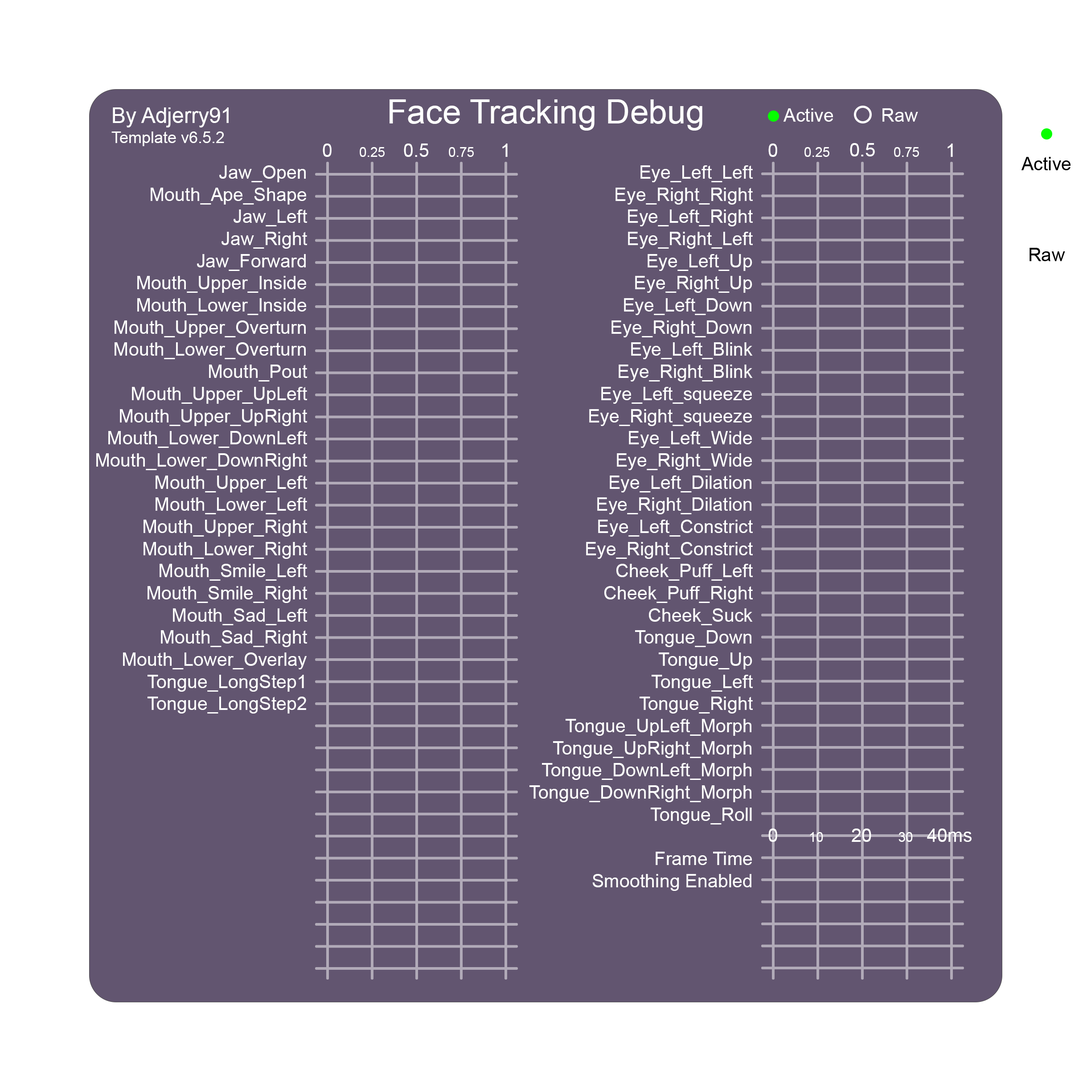
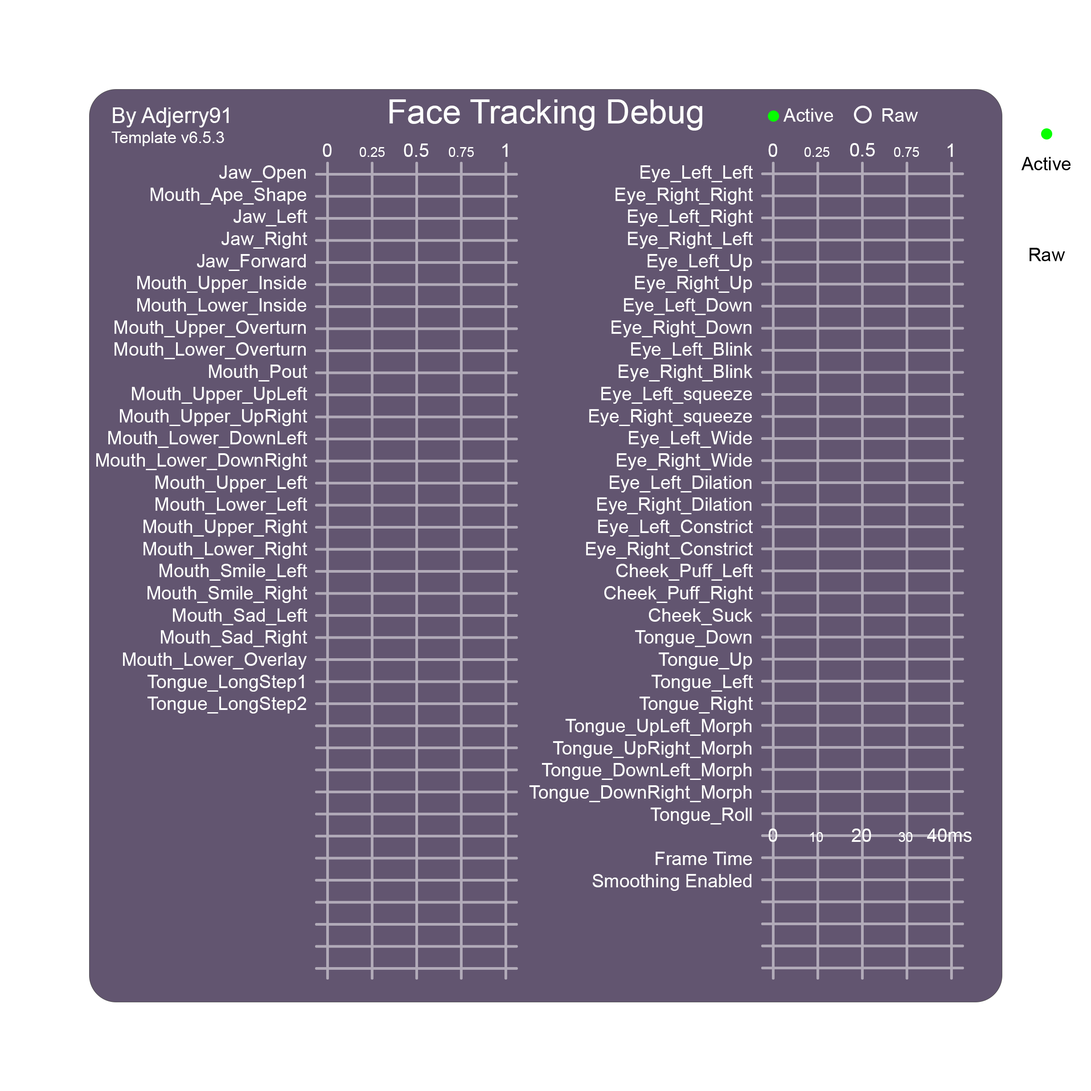
Layer changes from the first 1091x1091 image to the second:
painted on "Template Version" over [216, 131, 225, 144]
